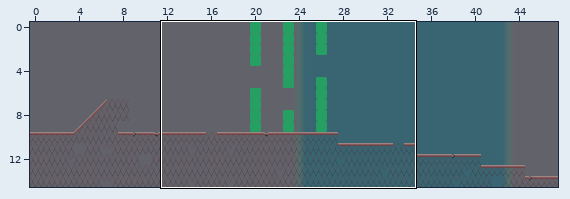
One commit to this Tiled map: so21/Resources/map.tmx. Above, an overview of the earlier version with the close-up marked.
Close-up. First the earlier version:
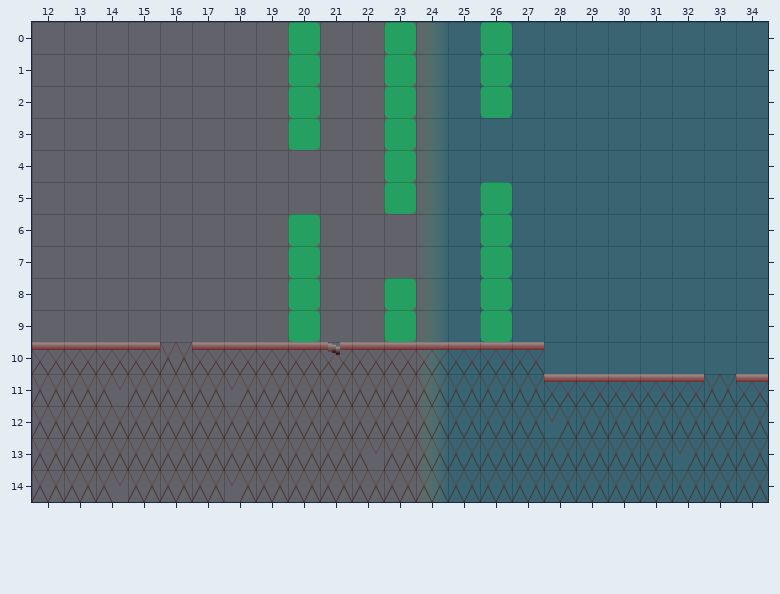
Cells are 32x32 px. Shown: x 12..34, y 0..14. The commit also changed other parts of the map, which this record leaves out.
New version:
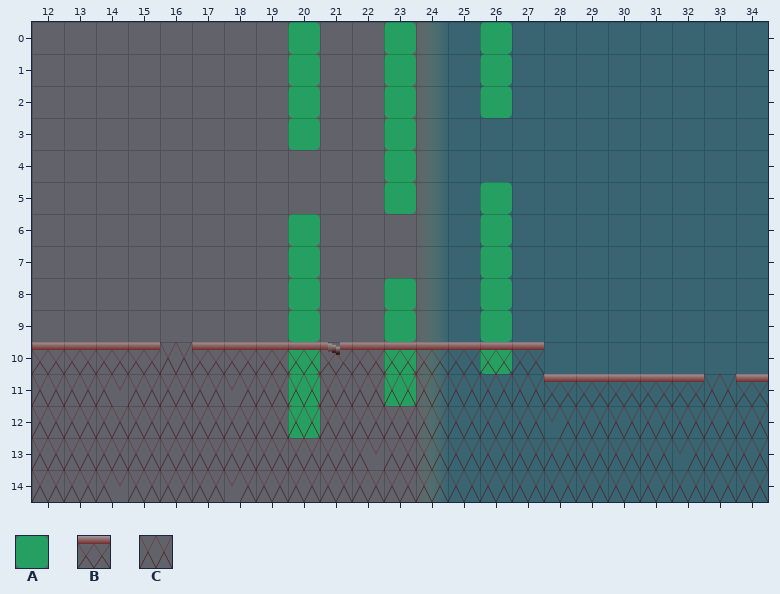
Key: from "foreground": A 25; from "tiles": B 52, C 53.
_ is an empty cell.
Tiles of an added or newly shown layer are drawn over the layers below it.
Diff:
Layer "Foreground":
y 10: x 20 B -> A; x 23 B -> A; x 26 B -> A
y 11: x 20 C -> A; x 23 C -> A
y 12: x 20 C -> A
Layer "Foreground colliding" (added):
y 10: x 20 _ -> B; x 23 _ -> B; x 26 _ -> B
y 11: x 20 _ -> C; x 23 _ -> C
y 12: x 20 _ -> C
Pixel boxes of the changes (left, top, right, bottom) in both close-ups:
changed: (288, 350, 320, 438)
changed: (384, 350, 416, 406)
changed: (480, 350, 512, 374)
